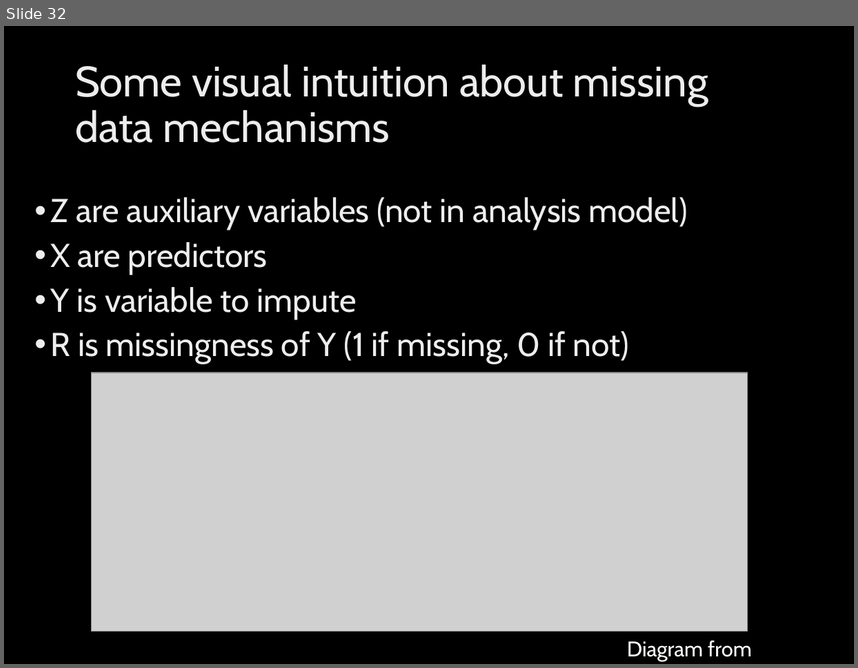
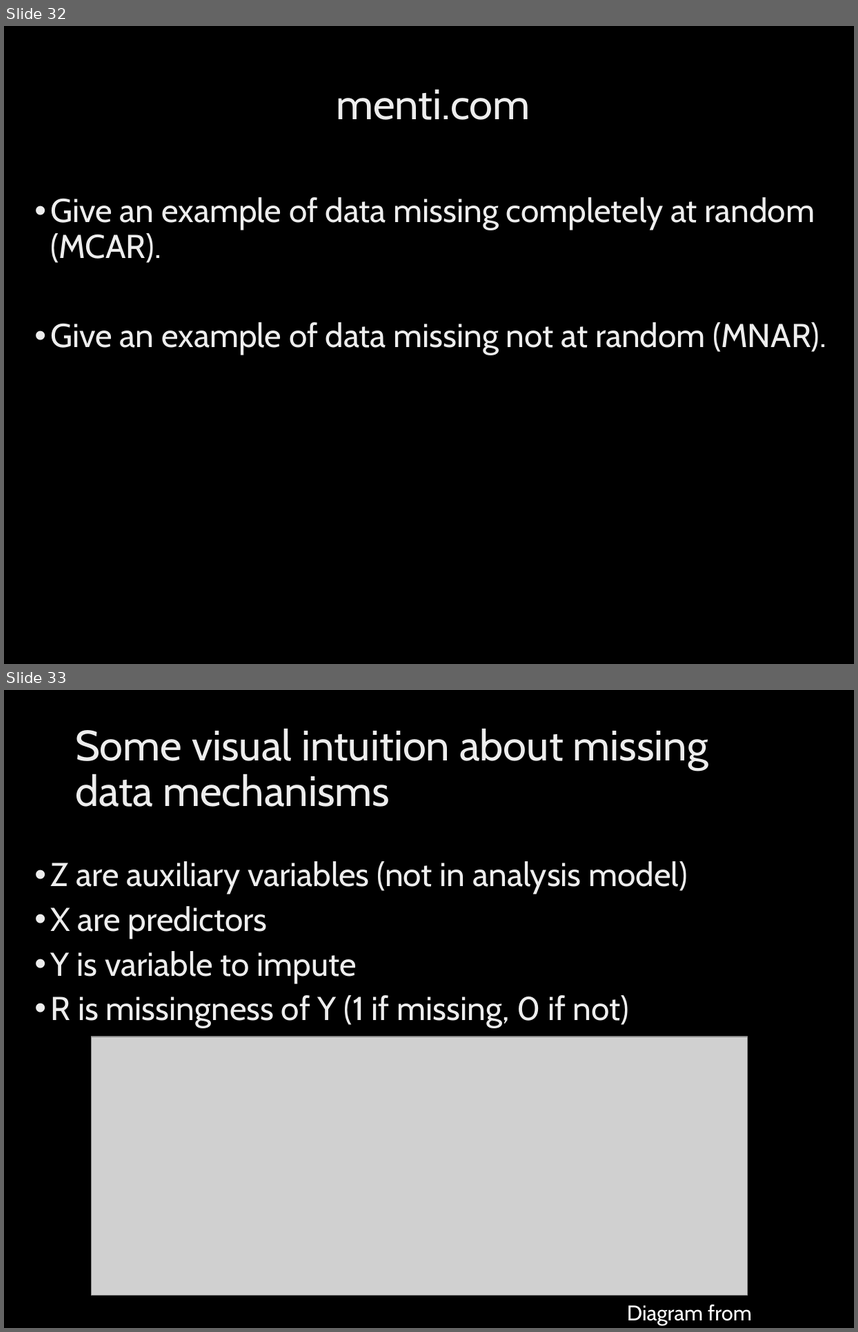
Before and after one commit to mhalvo/missingdata, a slide deck: MissingDataWorkshop2018.pptx. Shown one above the other, each under a label of ours: slide 32 before the commit, slides 32 and 33 after it. The pictures are 858x668 and 858x1332 pixels, drawn with LibreOffice and Linux fonts; fonts in the diff are those of the drawing; grey boxes stand for pictures; background and template pictures are left out. Boxes give left, top, right and bottom in pixels: in the first picture for what was removed or moved away, otherwise in the second. Text is boxed around its words. In the diff, an @@ line names an element or a change of style, - is before the commit and + after.

```diff
--- a/MissingDataWorkshop2018.pptx
+++ b/MissingDataWorkshop2018.pptx
@@ slide 32 added at box(4, 26, 854, 664), background picture (left out) @@
@@ title added at box(336, 89, 530, 120), 36 pt, text gradient #BFBFBF to #EDEDED to #FFFFFF @@
+menti.com
@@ text added at box(50, 197, 826, 355), 28 pt, text gradient #BFBFBF to #EDEDED to #FFFFFF @@
+• Give an example of data missing completely at random (MCAR).
+• Give an example of data missing not at random (MNAR).
@@ what was slide 32 is now slide 33 @@
```
Also in this commit, not shown: 6 slides changed, 9 other slides added, 3 other files.
